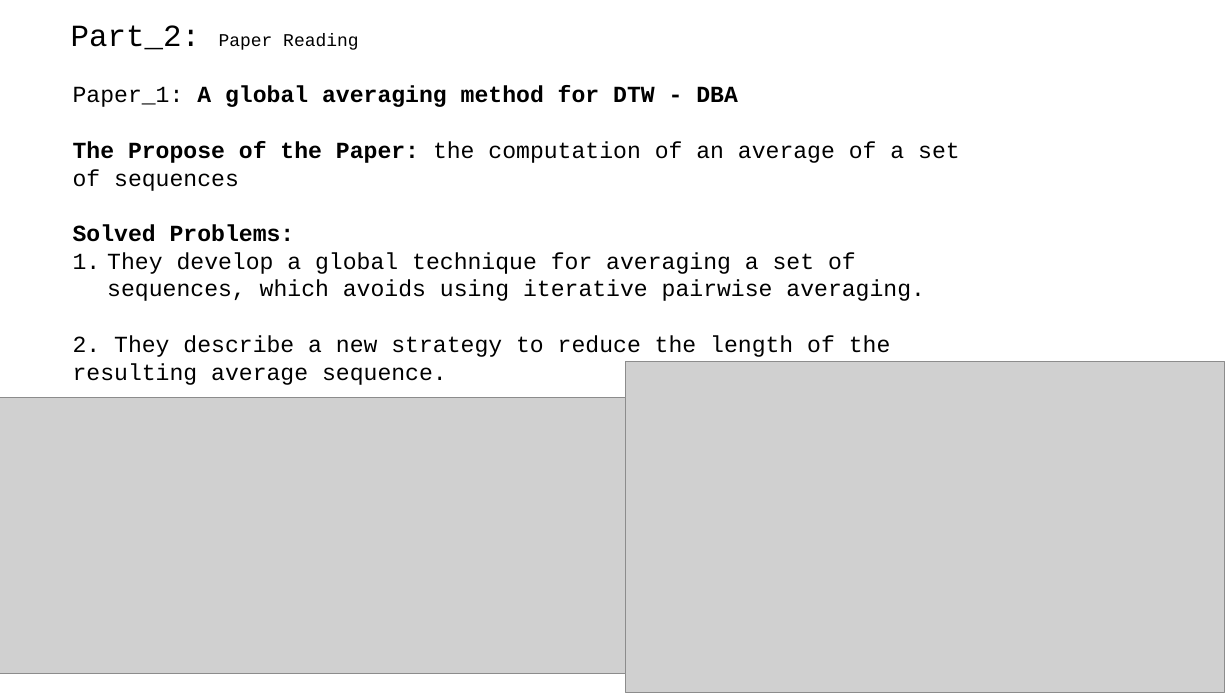
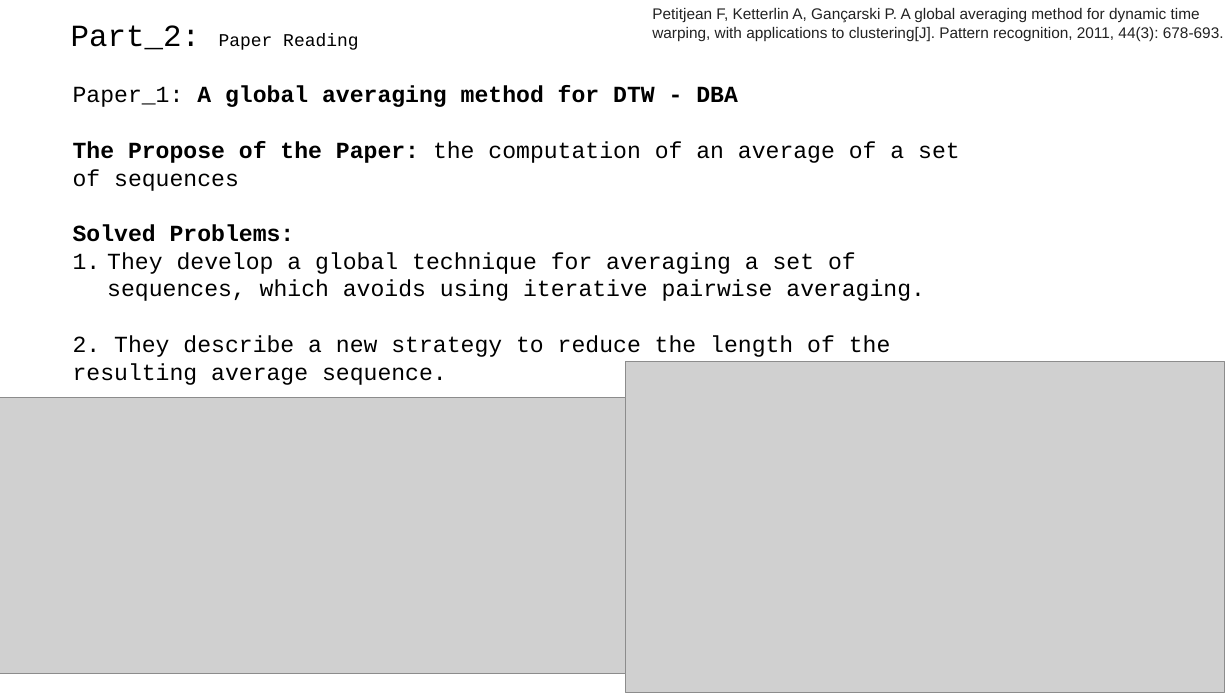
Before and after one commit to A-Big-Tortoise/Presentation, a slide deck: slide 11 of Presentation_1106_JiayuChen.pptx. Drawn at 1232x693 pixels with LibreOffice and Linux fonts; fonts in the diff are those of the drawing; grey boxes stand for pictures. Boxes give left, top, right and bottom in pixels: in the first picture for what was removed or moved away, otherwise in the second. Text is boxed around its words. In the diff, an @@ line names an element or a change of style, - is before the commit and + after.

```diff
--- a/Presentation_1106_JiayuChen.pptx
+++ b/Presentation_1106_JiayuChen.pptx
@@ text added at box(652, 8, 1224, 41), 12 pt, text #222222 @@
+Petitjean F, Ketterlin A, Gançarski P. A global averaging method for dynamic time warping, with applications to clustering[J]. Pattern recognition, 2011, 44(3): 678-693.
```
Also in this commit, not shown: 4 other slides changed, 1 other file.
